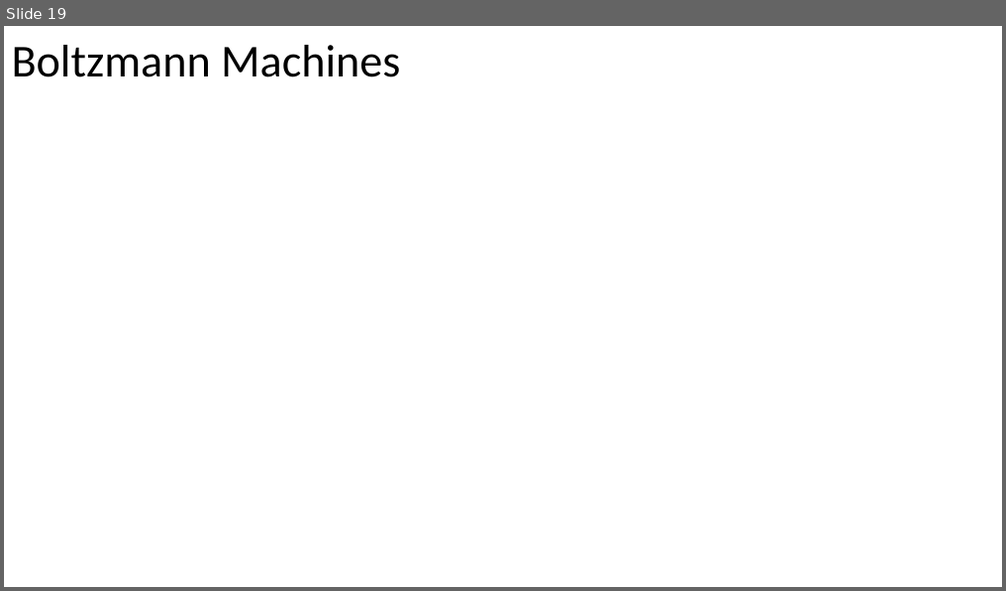
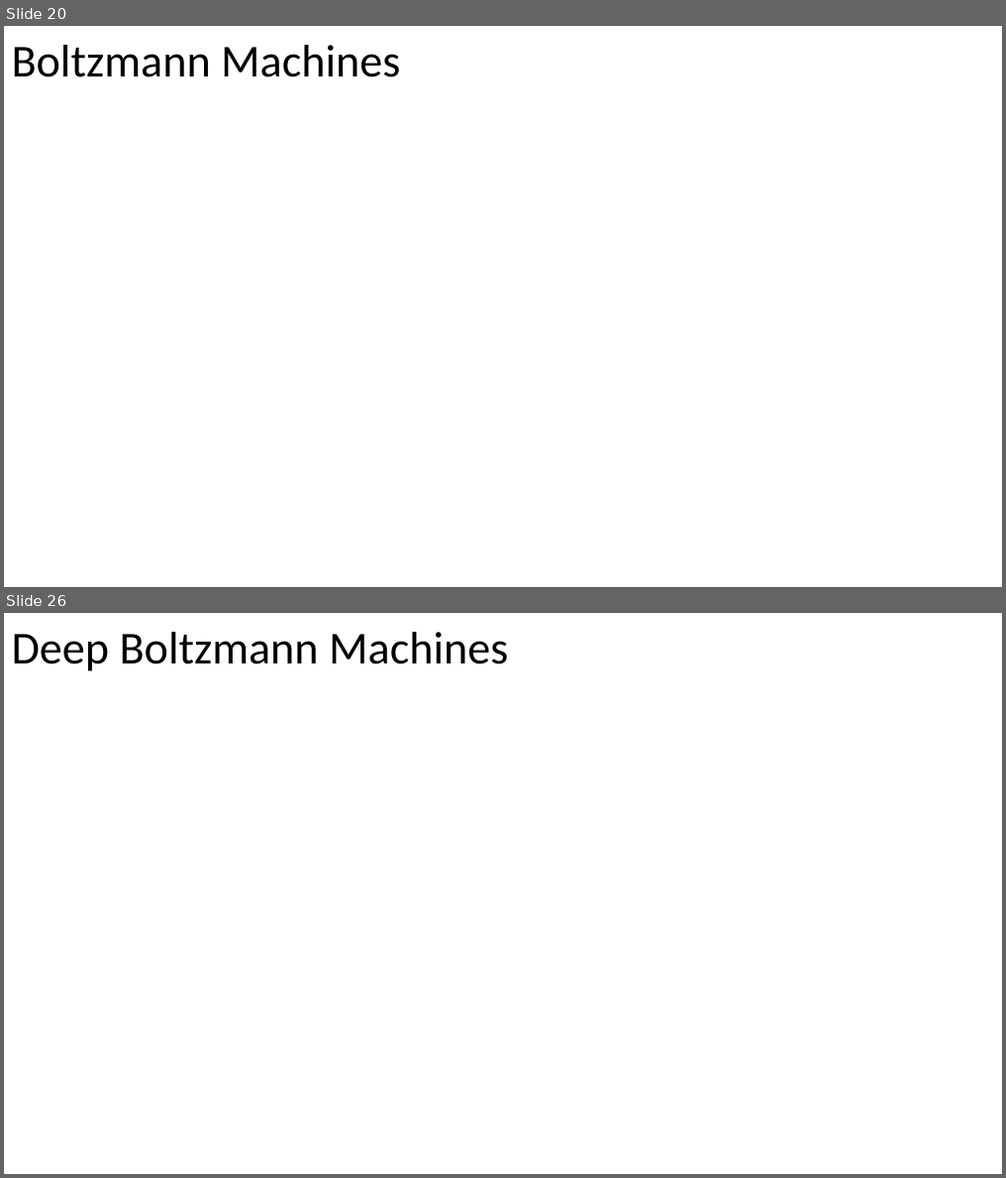
Before and after one commit to russellu/cs405, a slide deck: Lecture_32.pptx. Shown one above the other, each under a label of ours: slide 19 before the commit, slides 20 and 26 after it; the slides between them are not shown. The pictures are 1006x591 and 1006x1178 pixels, drawn with LibreOffice and Linux fonts; fonts in the diff are those of the drawing; background and template pictures are left out. Boxes give left, top, right and bottom in pixels: in the first picture for what was removed or moved away, otherwise in the second. Text is boxed around its words. In the diff, an @@ line names an element or a change of style, - is before the commit and + after.

```diff
--- a/Lecture_32.pptx
+++ b/Lecture_32.pptx
@@ slide 26 added at (4, 613, 1002, 1174), background picture (left out) @@
@@ title added at (12, 632, 508, 671), 44 pt, text #000000 @@
+Deep Boltzmann Machines
@@ what was slide 19 is now slide 20 @@
```
Also in this commit, not shown: 3 slides changed, 8 other slides added, 10 slides removed, 1 other file.
